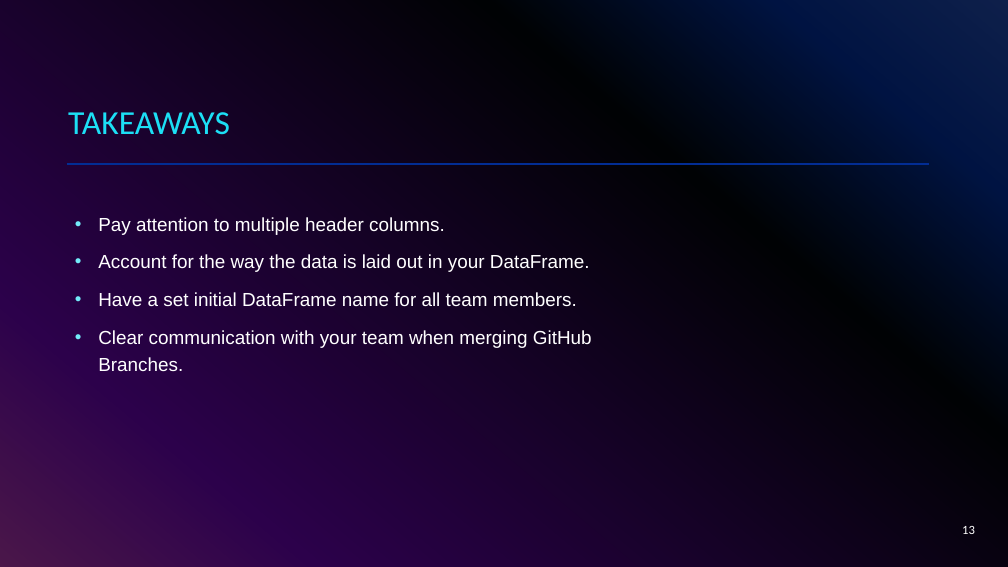
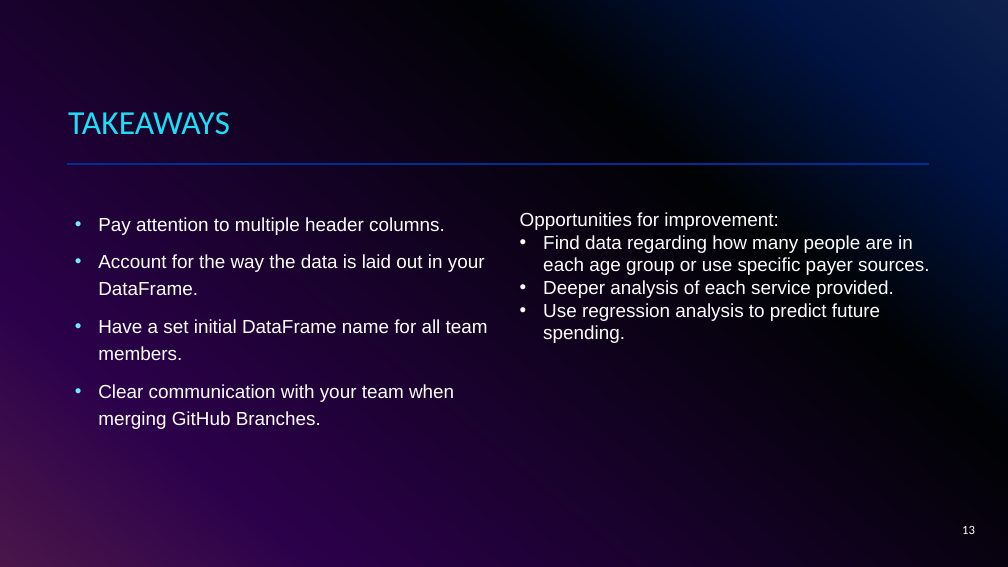
Before and after one commit to vokouns/us-healthcare-spending, a slide deck: slide 13 of Presentation.pptx. Drawn at 1008x567 pixels with LibreOffice and Linux fonts; fonts in the diff are those of the drawing. Boxes give left, top, right and bottom in pixels: in the first picture for what was removed or moved away, otherwise in the second. Text is boxed around its words. In the diff, an @@ line names an element or a change of style, - is before the commit and + after.

Commit message:
edited presentation

```diff
--- a/Presentation.pptx
+++ b/Presentation.pptx
@@ text "Pay attention to multiple header ..." rewrapped from (98,217,592,371) to (98,217,488,429) @@
@@ text added at (520,212,929,343), 18 pt, text #FFFFFF @@
+Opportunities for improvement:
+• Find data regarding how many people are in each age group or use specific payer sources.
+• Deeper analysis of each service provided.
+• Use regression analysis to predict future spending.
```
